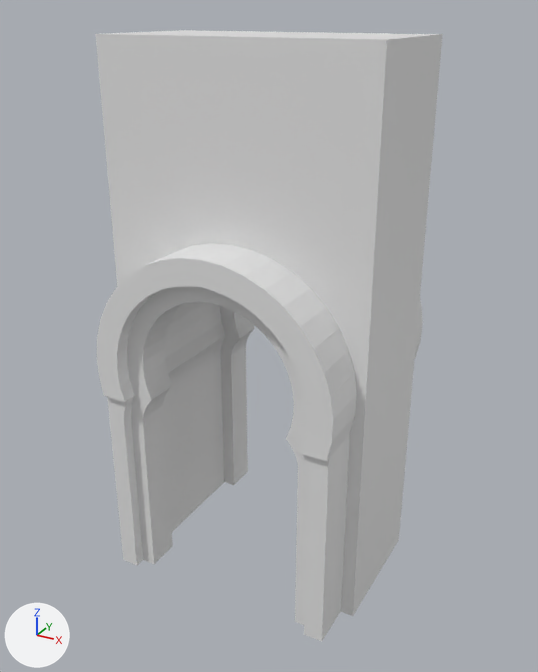
Before and after pictures for a commit that changed the FBX model Assets/_OurAssets/Meshes/Door-v1.fbx.
Camera for both pictures: a 50 mm camera at (8.51, -4.54, 2.15) aimed at (6.03, -0.03, -0.1). Arrows for +X, +Y and +Z are at lower left; the lights stay in place. Where no turn or scale is listed for an object, it has been applied to the vertices.

The first picture shows 'ArcFrame.001', 'ArcFrame.002', 'Wall with door v1'.
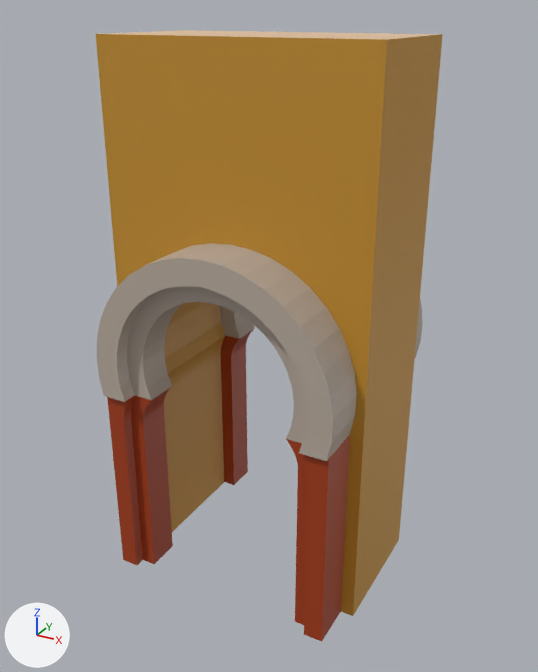
What differs and where, as boxes [x1, y1, x2, y2] in the pictures (538 x 672 px):
```json
{"part": 1, "of": "me_cube_047", "change": "recoloured", "before": [220, 300, 423, 358], "after": [220, 300, 423, 358]}
{"part": 2, "of": "me_cube_047", "change": "recoloured", "before": [221, 329, 254, 485], "after": [221, 329, 254, 485], "on screen": "grey to brown"}
{"part": 3, "of": "me_cube_045", "change": "recoloured", "before": [97, 243, 357, 461], "after": [97, 243, 357, 461]}
{"part": 4, "of": "me_cube_045", "change": "recoloured", "before": [107, 387, 350, 642], "after": [107, 387, 350, 642], "on screen": "grey to brown"}
{"part": 5, "of": "me_cube_042", "change": "recoloured", "before": [96, 34, 443, 616], "after": [96, 34, 443, 616], "on screen": "grey to brown"}
{"part": 6, "of": "me_cube_042", "change": "recoloured", "before": [106, 30, 441, 40], "after": [106, 30, 441, 40], "on screen": "white to beige"}
```

Edits to the scene script, one JSON object a line:
```json
{"op": "add", "block": "mat_sand_2", "code": ["mat_sand_2 = principled_material('Sand 2')", "mat_sand_2.base_color = (0.791, 0.546, 0.342)  # beige #e6c39e"]}
{"op": "add", "block": "mat_sand", "code": ["mat_sand = principled_material('Sand')", "mat_sand.base_color = (0.571, 0.283, 0.0273)  # orange #c7912e"]}
{"op": "add", "block": "mat_silver", "code": ["mat_silver = principled_material('Silver')", "mat_silver.base_color = (0.491, 0.418, 0.352)  # grey #baada0"]}
{"op": "add", "block": "mat_brown", "code": ["mat_brown = principled_material('Brown')", "mat_brown.base_color = (0.381, 0.0452, 0.00561)  # brown #a63c11"]}
{"block": "me_cube_042", "where": "me_cube_042.from_pydata(...)  # 94 vertices, 49 faces; spans x -1.0..1.0, y -0.5..0.5, z -2.0..2.0"}
{"block": "me_cube_042", "where": "# used by ob_wall_with_door_v1; location = (6.0, 0.0, 0.0)"}
{"block": "me_cube_042", "change": "me_cube_042 part 5: all 46 faces centred in x -1.0..1.0, y -0.5..0.5, z -1.87..0.54 switch from no material to mat_sand (orange #c7912e)"}
{"block": "me_cube_042", "change": "me_cube_042 part 6: the 1 face centred in x 0.0, y 0.0, z 2.0 switches from no material to mat_sand_2 (beige #e6c39e)"}
{"op": "add", "block": "me_cube_042", "code": "me_cube_042.materials.append(mat_sand_2)  # beige #e6c39e"}
{"block": "me_cube_045", "where": "me_cube_045.from_pydata(...)  # 414 vertices, 414 faces; spans x -0.93..0.94, y -0.11..0.26, z -2.55..0.18"}
{"block": "me_cube_045", "where": "# used by ob_arcframe_001; location = (6.0, -0.758, 0.552)"}
{"block": "me_cube_045", "change": "me_cube_045 part 3: all 264 faces centred in x -0.93..0.93, y -0.11..0.26, z -1.01..0.18 switch from no material to mat_silver (grey #baada0)"}
{"block": "me_cube_045", "change": "me_cube_045 part 4: all 150 faces centred in x -0.9..0.9, y -0.08..0.26, z -2.55..-1.03 switch from no material to mat_brown (brown #a63c11)"}
{"block": "me_cube_047", "where": "me_cube_047.from_pydata(...)  # 414 vertices, 414 faces; spans x -0.94..0.93, y -0.26..0.11, z -2.55..0.18"}
{"block": "me_cube_047", "where": "# used by ob_arcframe_002; location = (6.0, 0.759, 0.552)"}
{"block": "me_cube_047", "change": "me_cube_047 part 1: all 264 faces centred in x -0.93..0.93, y -0.26..0.11, z -1.01..0.18 switch from no material to mat_silver (grey #baada0)"}
{"block": "me_cube_047", "change": "me_cube_047 part 2: all 150 faces centred in x -0.9..0.9, y -0.26..0.08, z -2.55..-1.03 switch from no material to mat_brown (brown #a63c11)"}
```
